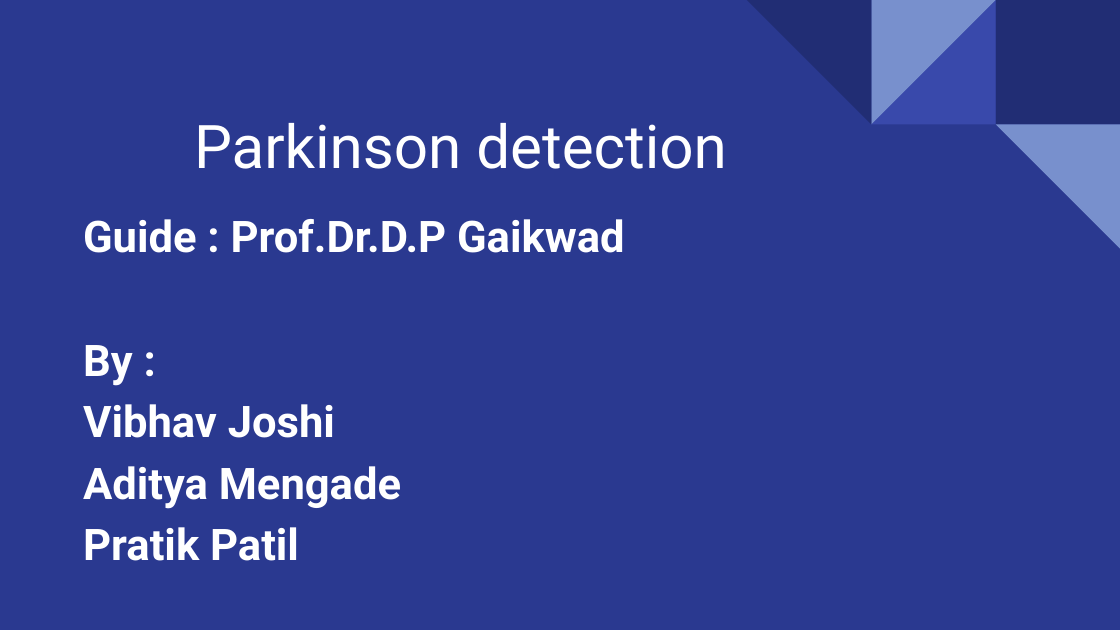
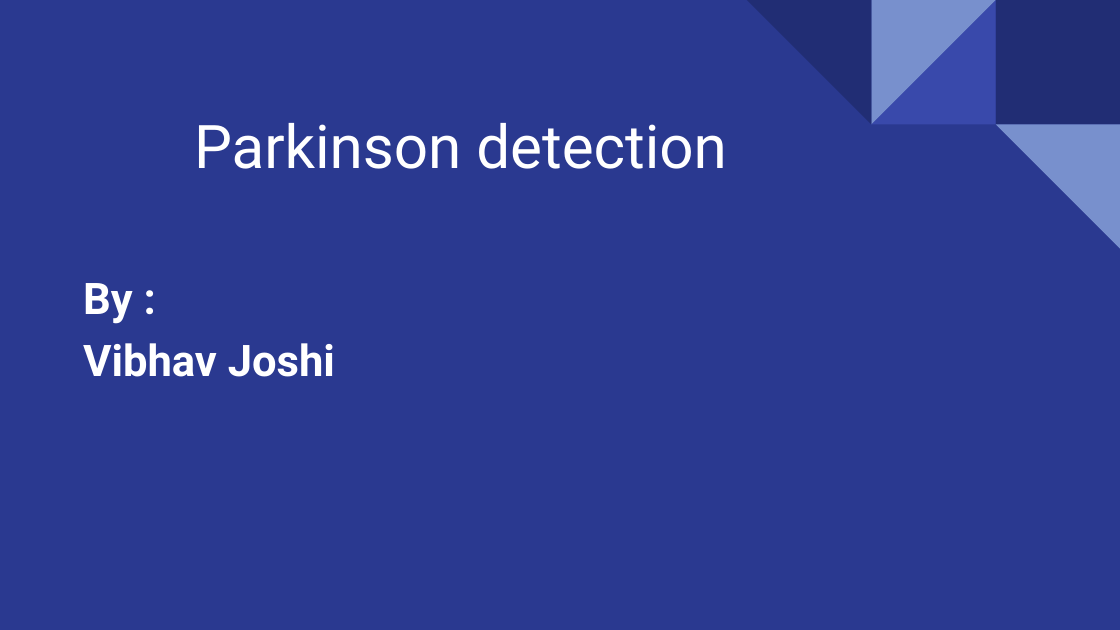
Before and after one commit to vibhavjoshi123/Parkinson-Detection-using-Deep-Learning, a slide deck: slide 1 of ProjectPPT.pptx. Drawn at 1120x630 pixels with LibreOffice and Linux fonts; fonts in the diff are those of the drawing. Boxes give left, top, right and bottom in pixels: in the first picture for what was removed or moved away, otherwise in the second. Text is boxed around its words. In the diff, an @@ line names an element or a change of style, - is before the commit and + after.

```diff
--- a/ProjectPPT.pptx
+++ b/ProjectPPT.pptx
@@ subtitle at [83,219,625,253]: paragraph removed @@
-Guide : Prof.Dr.D.P Gaikwad
@@ subtitle at [83,466,401,561]: paragraphs removed @@
-Aditya Mengade
-Pratik Patil
```
